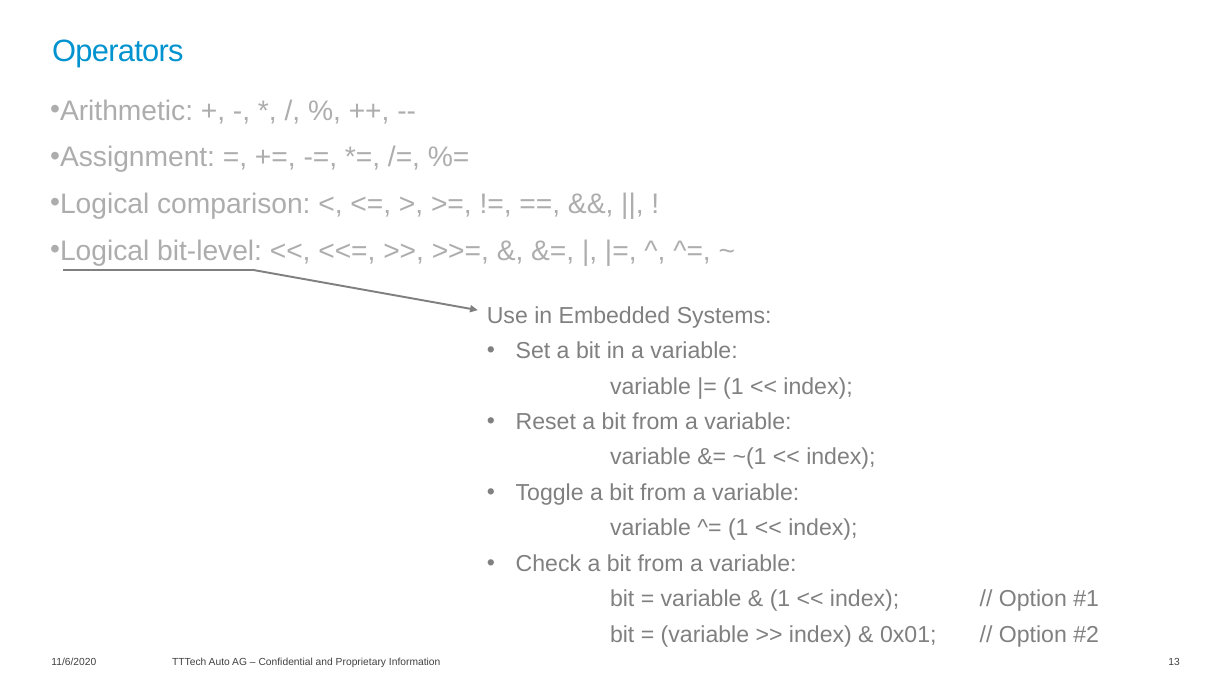
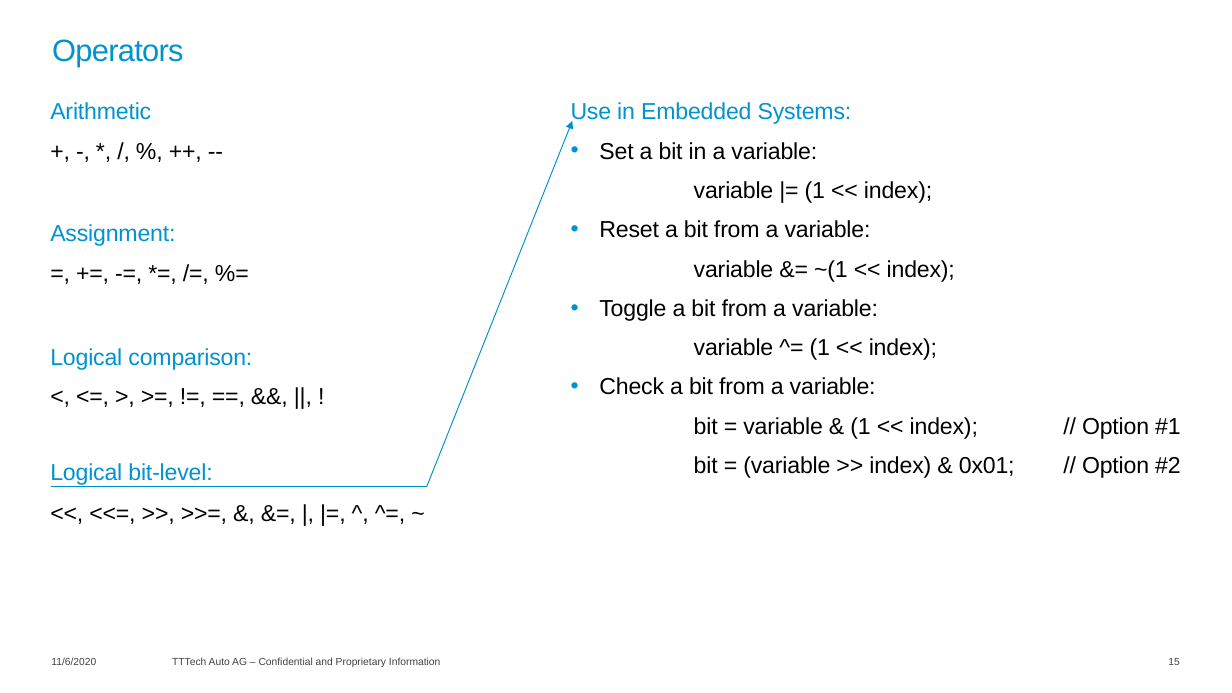
Before and after one commit to lucianotttech/C_Training, a slide deck: slide 15 of 01-Theory material/C_Training.pptx (slide 13 before the commit). Drawn at 1232x693 pixels with LibreOffice and Linux fonts; fonts in the diff are those of the drawing; background and template pictures are left out. Boxes give left, top, right and bottom in pixels: in the first picture for what was removed or moved away, otherwise in the second. Text is boxed around its words. In the diff, an @@ line names an element or a change of style, - is before the commit and + after.

Commit message:
Format the slides, improve example 17, and add new code files contained in the slides

```diff
--- a/01-Theory material/C_Training.pptx
+++ b/01-Theory material/C_Training.pptx
@@ text at [50,102,252,485]: text changed; size 22 to 18 pt; text colour #ADADAD to #000000 @@
-• Arithmetic: +, -, *, /, %, ++, --
-• Assignment: =, +=, -=, *=, /=, %=
-• Logical comparison: <, <=, >, >=, !=, ==, &&, ||, !
-• Logical bit-level: <<, <<=, >>, >>=, &, &=, |, |=, ^, ^=, ~
+Arithmetic
++, -, *, /, %, ++, --
+Assignment:
+=, +=, -=, *=, /=, %=
+Logical comparison:
+<, <=, >, >=, !=, ==, &&, ||, !
+Logical bit-level:
+<<, <<=, >>, >>=, &, &=, |, |=, ^, ^=, ~
@@ text "Use in Embedded Systems:": place and size @@
-text "Use in Embedded Systems:" at [487,306,1099,647]
+text "Use in Embedded Systems:" at [571,102,1181,478]
@@ text "Use in Embedded Systems:" at [571,102,1181,478]: text colour #808080 to #0093D0 in "Use in Embedded Systems:"; letter spacing 0 to -0.1 pt, text colour #808080 to #000000; more space between paragraphs @@
@@ arrow added from (427, 487) to (572, 121), #0090CB 0.75 pt @@
@@ line removed from (63, 270) to (252, 270) @@
@@ arrow removed from (252, 270) to (478, 311) @@
@@ line added from (52, 487) to (427, 487), #0090CB 0.75 pt @@
```
Also in this commit, not shown: 40 other slides changed, 5 slides added, 6 other files.
